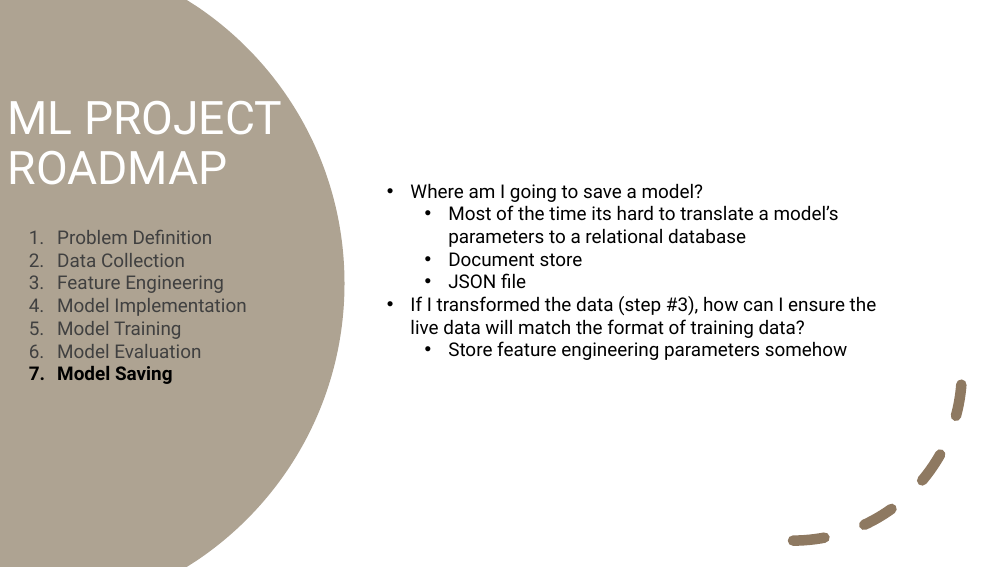
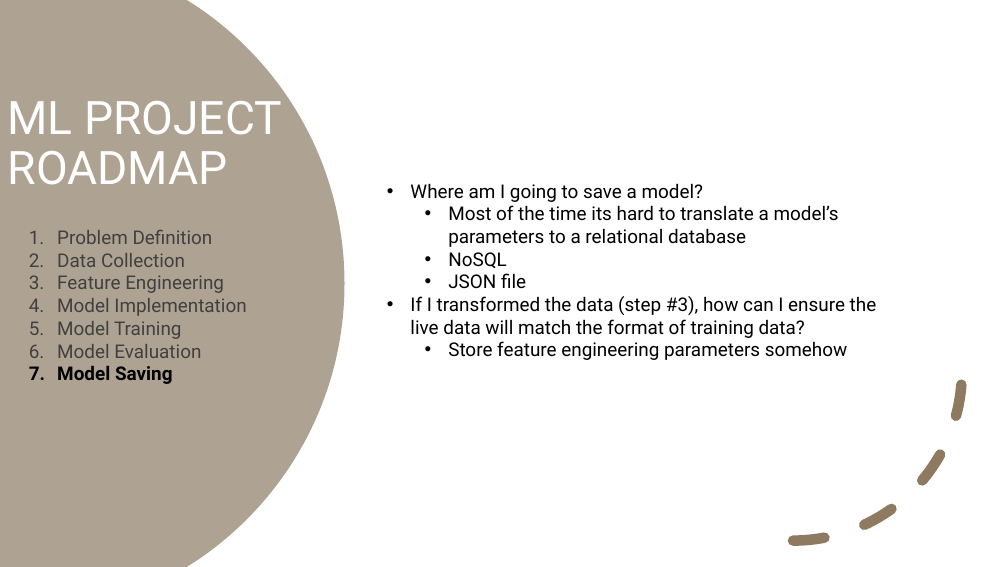
Before and after one commit to pkalivas/Demo.ML, a slide deck: slide 14 of deck.pptx (slide 13 before the commit). Drawn at 1008x567 pixels with LibreOffice and Linux fonts; fonts in the diff are those of the drawing. Boxes give left, top, right and bottom in pixels: in the first picture for what was removed or moved away, otherwise in the second. Text is boxed around its words. In the diff, an @@ line names an element or a change of style, - is before the commit and + after.

```diff
--- a/deck.pptx
+++ b/deck.pptx
@@ text at (448, 252, 507, 268): text changed @@
-  • Document store
+  • NoSQL
```
Also in this commit, not shown: 4 other slides changed, 1 slide added, 4 other files.
